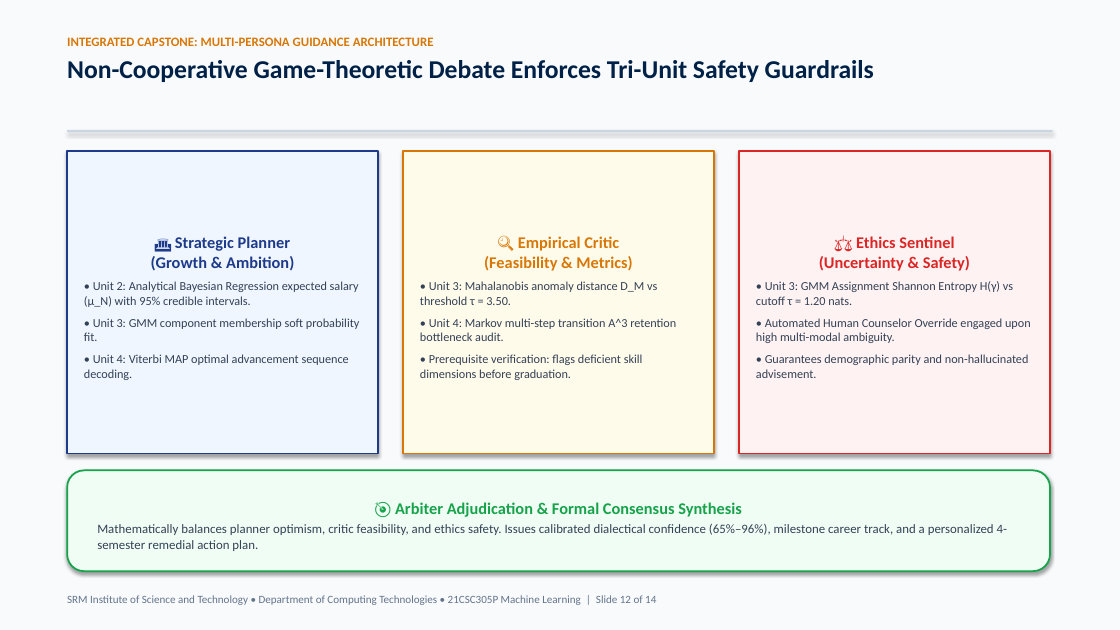
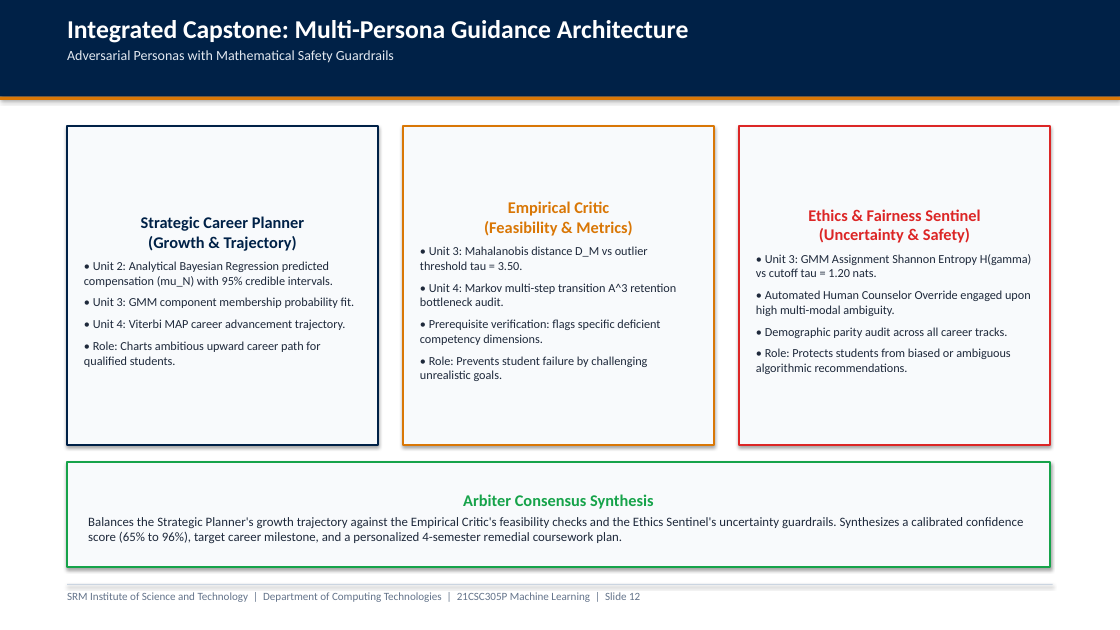
Before and after one commit to parth2024-tech/SRM-21CSC305P-Machine-Learning-Career-Guidance-Debate-Agent, a slide deck: slide 12 of presentation_unit3_unit4_unit5.pptx. Drawn at 1120x630 pixels with LibreOffice and Linux fonts; fonts in the diff are those of the drawing. Boxes give left, top, right and bottom in pixels: in the first picture for what was removed or moved away, otherwise in the second. Text is boxed around its words. In the diff, an @@ line names an element or a change of style, - is before the commit and + after.

```diff
--- a/presentation_unit3_unit4_unit5.pptx
+++ b/presentation_unit3_unit4_unit5.pptx
@@ rectangle at (0, 0, 1120, 630): fill #F8FAFC to #FFFFFF @@
@@ rectangle added at (0, 0, 1120, 97), fill #002147 @@
@@ text at (67, 20, 689, 63): text changed; text colour #002147 to #FFFFFF @@
-INTEGRATED CAPSTONE: MULTI-PERSONA GUIDANCE ARCHITECTURE
-Non-Cooperative Game-Theoretic Debate Enforces Tri-Unit Safety Guardrails
+Integrated Capstone: Multi-Persona Guidance Architecture
+Adversarial Personas with Mathematical Safety Guardrails
@@ rectangle: place and size @@
-rectangle at (67, 130, 1053, 133)
+rectangle at (0, 97, 1120, 100)
@@ rectangle at (0, 97, 1120, 100): fill #CBD5E1 to #D97706 @@
@@ rectangle "Strategic Career Planner (Growth & ...": place and size @@
-rectangle "Strategic Career Planner (Growth & ..." at (67, 151, 378, 454)
+rectangle "Strategic Career Planner (Growth & ..." at (67, 126, 378, 445)
@@ rectangle "Strategic Career Planner (Growth & ..." at (67, 126, 378, 445): fill #EFF6FF to #F8FAFC; outline #1E3A8A 1.5 pt to #002147 1.5 pt @@
@@ rectangle "Empirical Critic (Feasibility & Metrics)": place and size @@
-rectangle "Empirical Critic (Feasibility & Metrics)" at (403, 151, 714, 454)
+rectangle "Empirical Critic (Feasibility & Metrics)" at (403, 126, 714, 445)
@@ rectangle "Empirical Critic (Feasibility & Metrics)" at (403, 126, 714, 445): fill #FFFBEB to #F8FAFC @@
@@ rectangle "Ethics & Fairness Sentinel (Uncertainty ...": place and size @@
-rectangle "Ethics & Fairness Sentinel (Uncertainty ..." at (739, 151, 1050, 454)
+rectangle "Ethics & Fairness Sentinel (Uncertainty ..." at (739, 126, 1050, 445)
@@ rectangle "Ethics & Fairness Sentinel (Uncertainty ..." at (739, 126, 1050, 445): fill #FEF2F2 to #F8FAFC @@
@@ text in rectangle at (420, 201, 648, 270): text changed; text colour #334155 to #1E293B @@
-🔍 Empirical Critic
-(Feasibility & Metrics)
-• Unit 3: Mahalanobis anomaly distance D_M vs threshold τ = 3.50.
+Empirical Critic
+(Feasibility & Metrics)
+• Unit 3: Mahalanobis distance D_M vs outlier threshold tau = 3.50.
@@ text in rectangle at (756, 209, 1032, 277): text changed; text colour #334155 to #1E293B @@
-⚖️ Ethics Sentinel
-(Uncertainty & Safety)
-• Unit 3: GMM Assignment Shannon Entropy H(γ) vs cutoff τ = 1.20 nats.
+Ethics & Fairness Sentinel
+(Uncertainty & Safety)
+• Unit 3: GMM Assignment Shannon Entropy H(gamma) vs cutoff tau = 1.20 nats.
@@ text in rectangle at (84, 216, 355, 367): text changed; text colour #334155 to #1E293B @@
-🏛️ Strategic Planner
-(Growth & Ambition)
-• Unit 2: Analytical Bayesian Regression expected salary (μ_N) with 95% credible intervals.
-• Unit 3: GMM component membership soft probability fit.
-• Unit 4: Viterbi MAP optimal advancement sequence decoding.
+Strategic Career Planner
+(Growth & Trajectory)
+• Unit 2: Analytical Bayesian Regression predicted compensation (mu_N) with 95% credible intervals.
+• Unit 3: GMM component membership probability fit.
+• Unit 4: Viterbi MAP career advancement trajectory.
+• Role: Charts ambitious upward career path for qualified students.
@@ text in rectangle at (420, 283, 676, 306): text colour #334155 to #1E293B in "• Unit 4: Markov multi-step transition A^3 ..." @@
@@ text in rectangle at (756, 290, 1031, 316): text colour #334155 to #1E293B in "• Automated Human Counselor Override engaged upon ..." @@
@@ text in rectangle at (420, 319, 660, 381): text changed; text colour #334155 to #1E293B @@
-• Prerequisite verification: flags deficient skill dimensions before graduation.
+• Prerequisite verification: flags specific deficient competency dimensions.
+• Role: Prevents student failure by challenging unrealistic goals.
@@ text in rectangle at (756, 327, 1010, 374): text changed; text colour #334155 to #1E293B @@
-• Guarantees demographic parity and non-hallucinated advisement.
+• Demographic parity audit across all career tracks.
+• Role: Protects students from biased or ambiguous algorithmic recommendations.
@@ rectangle "Arbiter Consensus Synthesis": place and size @@
-rectangle "Arbiter Consensus Synthesis" at (67, 471, 1050, 571)
+rectangle "Arbiter Consensus Synthesis" at (67, 462, 1050, 567)
@@ rectangle "Arbiter Consensus Synthesis" at (67, 462, 1050, 567): rounded rectangle to rectangle; fill #F0FDF4 to #F8FAFC @@
@@ text in rectangle at (88, 494, 1023, 543): text changed; text colour #334155 to #1E293B @@
-🎯 Arbiter Adjudication & Formal Consensus Synthesis
-Mathematically balances planner optimism, critic feasibility, and ethics safety. Issues calibrated dialectical confidence (65%–96%), milestone career track, and a personalized 4-semester remedial action plan.
+Arbiter Consensus Synthesis
+Balances the Strategic Planner's growth trajectory against the Empirical Critic's feasibility checks and the Ethics Sentinel's uncertainty guardrails. Synthesizes a calibrated confidence score (65% to 96%), target career milestone, and a personalized 4-semester remedial coursework plan.
@@ text at (67, 592, 640, 602): text changed @@
-SRM Institute of Science and Technology • Department of Computing Technologies • 21CSC305P Machine Learning | Slide 12 of 14
+SRM Institute of Science and Technology | Department of Computing Technologies | 21CSC305P Machine Learning | Slide 12
@@ rectangle added at (67, 584, 1053, 585), fill #CBD5E1 @@
```
Also in this commit, not shown: 13 other slides changed, 2 other files.
